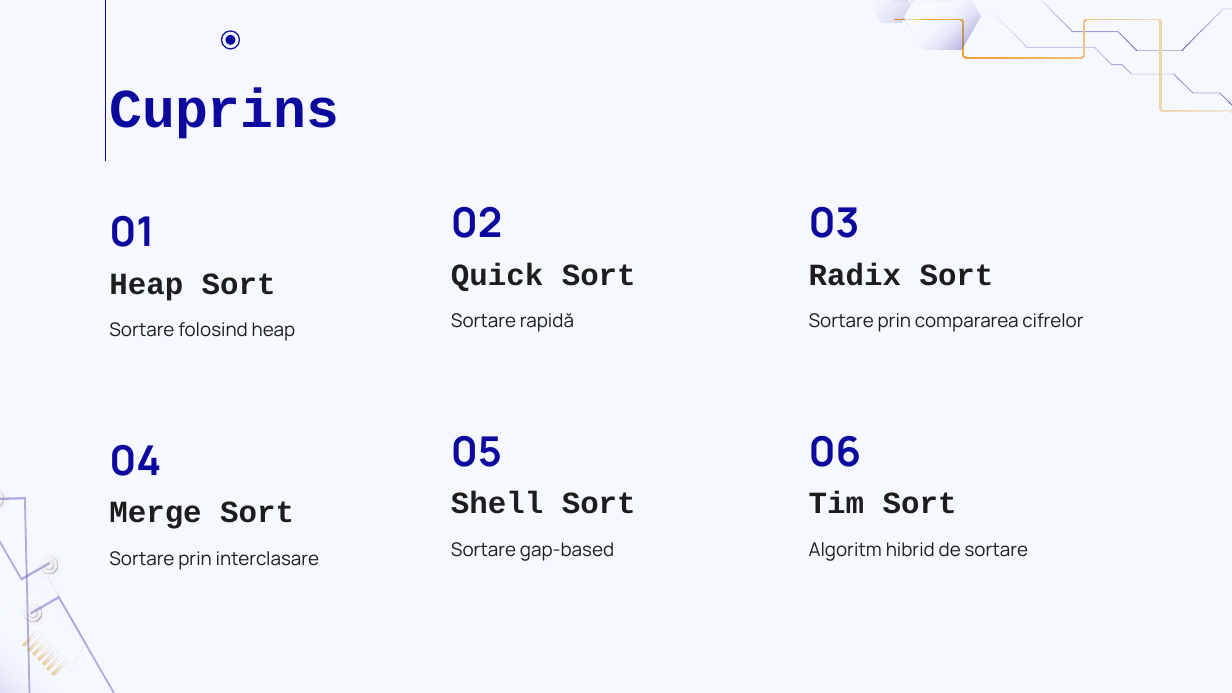
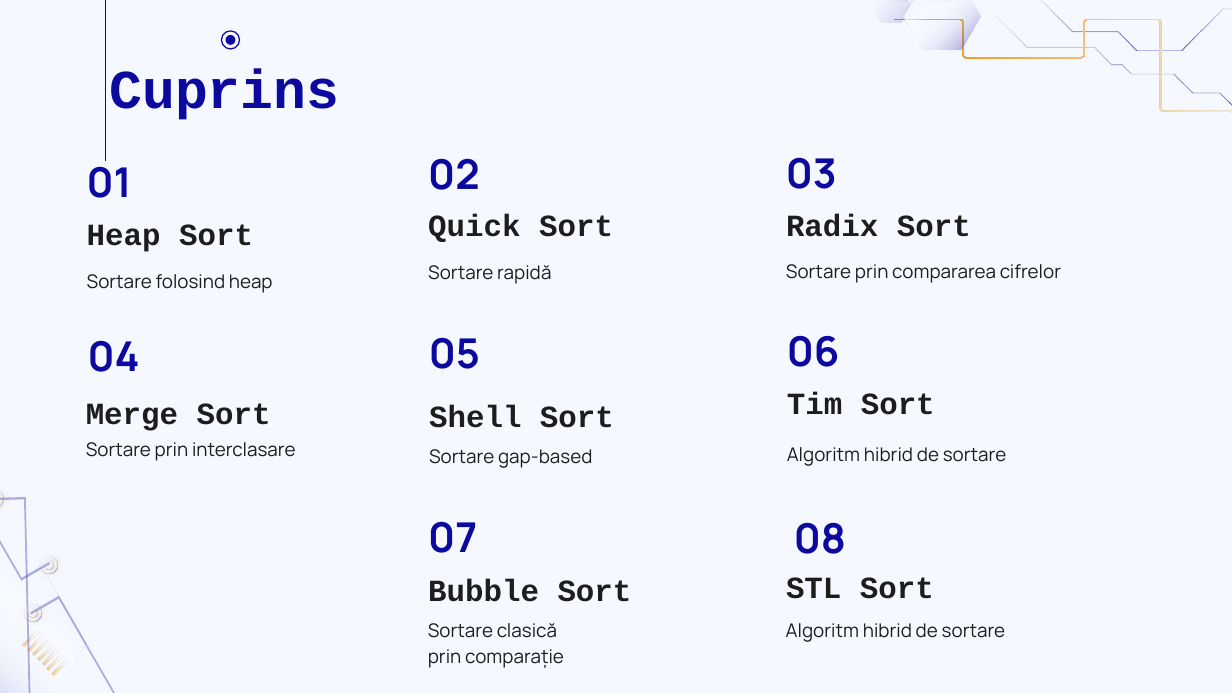
Before and after one commit to biancalautaru/Sorting-Algorithms-Comparison, a slide deck: slide 2 of Algoritmi de sortare.pptx. Drawn at 1232x693 pixels with LibreOffice and Linux fonts; fonts in the diff are those of the drawing. Boxes give left, top, right and bottom in pixels: in the first picture for what was removed or moved away, otherwise in the second. Text is boxed around its words. In the diff, an @@ line names an element or a change of style, - is before the commit and + after.

```diff
--- a/Algoritmi de sortare.pptx
+++ b/Algoritmi de sortare.pptx
@@ title "Cuprins": place and size @@
-title "Cuprins" at box(109, 87, 339, 139)
+title "Cuprins" at box(109, 69, 339, 120)
@@ 4 subtitles, 2 titles: place and size @@
-4 subtitles, 2 titles at box(109, 206, 636, 341)
+4 subtitles, 2 titles at box(87, 158, 613, 293)
@@ 3 texts: place and size @@
-3 texts at box(809, 206, 1083, 332)
+3 texts at box(786, 157, 1061, 283)
@@ title "04": place and size @@
-title "04" at box(109, 444, 161, 476)
+title "04" at box(88, 340, 140, 372)
@@ text "05": place and size @@
-text "05" at box(451, 435, 502, 467)
+text "05" at box(429, 337, 480, 369)
@@ text "06": place and size @@
-text "06" at box(809, 435, 862, 467)
+text "06" at box(787, 335, 840, 367)
@@ subtitle "Merge Sort": place and size @@
-subtitle "Merge Sort" at box(109, 501, 294, 529)
+subtitle "Merge Sort" at box(86, 403, 271, 431)
@@ text "Tim Sort": place and size @@
-text "Tim Sort" at box(809, 491, 957, 514)
+text "Tim Sort" at box(787, 391, 935, 415)
@@ subtitle "Shell Sort": place and size @@
-subtitle "Shell Sort" at box(451, 491, 636, 514)
+subtitle "Shell Sort" at box(429, 405, 614, 428)
@@ subtitle "Sortare prin interclasare": place and size @@
-subtitle "Sortare prin interclasare" at box(109, 551, 319, 570)
+subtitle "Sortare prin interclasare" at box(86, 442, 295, 461)
@@ subtitle "Sortare gap-based": place and size @@
-subtitle "Sortare gap-based" at box(451, 542, 614, 561)
+subtitle "Sortare gap-based" at box(429, 449, 592, 468)
@@ text "Algoritm hibrid de sortare": place and size @@
-text "Algoritm hibrid de sortare" at box(809, 542, 1028, 561)
+text "Algoritm hibrid de sortare" at box(787, 447, 1006, 466)
@@ title added at box(428, 521, 477, 553), 24 pt, text #0C0A9E, bold @@
+07
@@ text added at box(794, 522, 846, 554), 24 pt, text #0C0A9E, bold @@
+08
@@ text added at box(428, 579, 632, 602), 18 pt, text #1D1D1D, bold @@
+Bubble Sort
@@ text added at box(786, 577, 934, 599), 18 pt, text #1D1D1D, bold @@
+STL Sort
@@ text added at box(428, 623, 564, 668), 11 pt, text #1D1D1D @@
+Sortare clasică
+prin comparație
@@ text added at box(786, 623, 1005, 642), 11 pt, text #1D1D1D @@
+Algoritm hibrid de sortare
```
Also in this commit, not shown: 5 other slides changed, 11 slides added, 23 slides removed, 9 other files.
